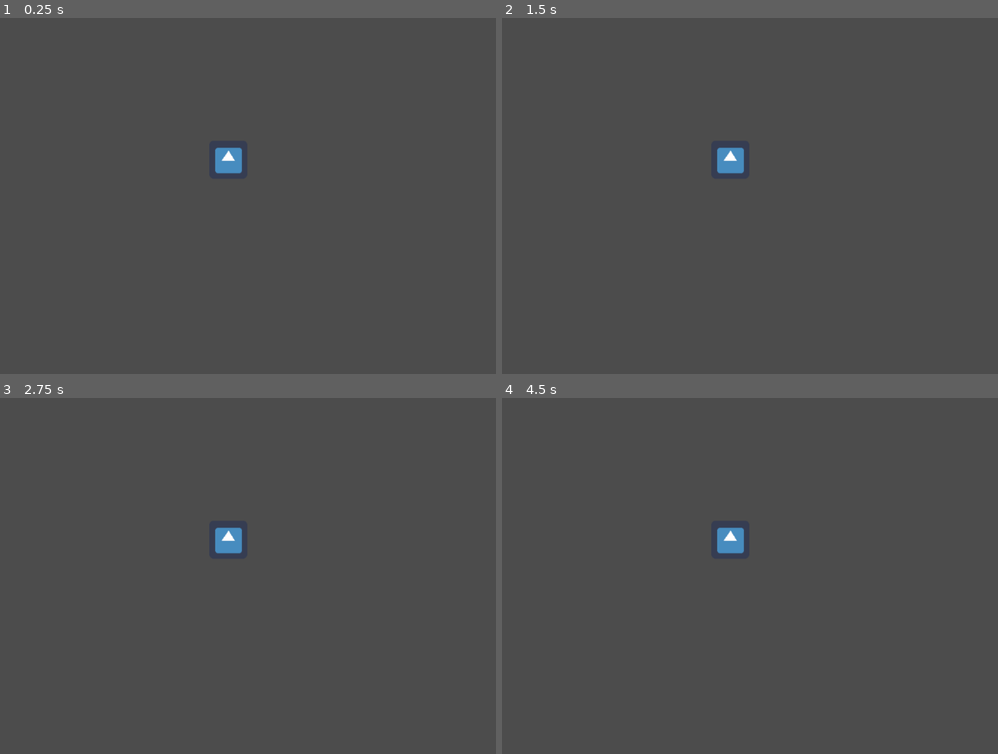
Above: before the commit, frames 1-4 (two rows, left to right).
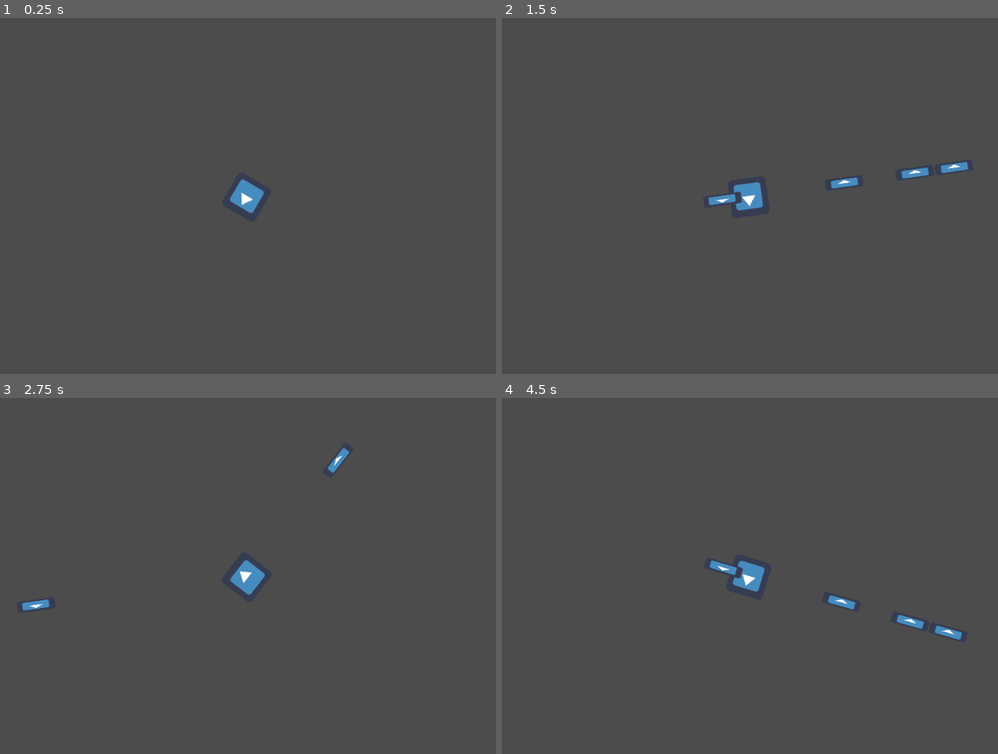
Above: after the commit, the same moments.

Repository: fintanneff/GodotWithGit
Game: Godot game, scene res://MainSceen.tscn
The game is run twice, just before and just after one commit, with the same random seed, the same clock (stepped at 60 frames per second) and the same inputs. Before the commit the project has no main scene; this scene is started directly in both runs. The engine's default icon, where the game draws it, is replaced by a stand-in: a white triangle on a blue panel in a dark square.
Inputs (mouse positions are in pixels of both pictures, inside the frame that each line leads up to):
- Up to frame 1 (0.25 s): no input
- Up to frame 2 (1.5 s): tap Enter at 0.5 s; move the mouse to (883, 178) at 0.52 s; tap Space (ui_select) at 0.6, 0.77, 1.07, 1.35 s; move the mouse to (626, 213) at 1.27 s
- Up to frame 3 (2.75 s): tap Space (ui_select) at 1.52, 1.82, 2.1 s; move the mouse to (307, 497) at 2.02 s
- Up to frame 4 (4.5 s): move the mouse to (720, 647) at 2.77 s; tap Space (ui_select) at 2.85, 3.02, 3.32, 3.6, 3.77, 4.07, 4.35 s; move the mouse to (933, 629) at 3.52 s; move the mouse to (566, 522) at 4.27 s

The runs differ from the first frame. In frame 1, 0.8% of the frame differs, in the area x 43-54%, y 36-55%; in frame 2, 1.3%; in frame 3, 1.0%; in frame 4, 1.3%, in the area x 41-93%, y 36-68%.

Commit message:
There is now a top down boi who shoots
There is now a top down boi who shoots

Diff:
--- a/MainSceen.tscn
+++ b/MainSceen.tscn
@@ -5,4 +5,7 @@
 [node name="Node2D" type="Node2D"]
 
 [node name="KinematicBody2D" parent="." instance=ExtResource( 1 )]
-position = Vector2( 478.798, 238.673 )
+position = Vector2( -2.15863, 1.94046 )
+
+[node name="Camera2D" type="Camera2D" parent="."]
+current = true
--- /dev/null
+++ b/Player/Bullet.gd
@@ -0,0 +1,9 @@
+extends Area2D
+
+var lifetime = 1
+
+func _process(delta):
+	move_local_x(delta*400)
+	lifetime -= delta
+	if (lifetime <= 0):
+		queue_free()
--- /dev/null
+++ b/Player/Bullet.tscn
@@ -0,0 +1,17 @@
+[gd_scene load_steps=4 format=2]
+
+[ext_resource path="res://icon.png" type="Texture" id=1]
+[ext_resource path="res://Player/Bullet.gd" type="Script" id=2]
+
+[sub_resource type="RectangleShape2D" id=1]
+extents = Vector2( 32.3786, 10 )
+
+[node name="Bullet" type="Area2D"]
+script = ExtResource( 2 )
+
+[node name="icon" type="Sprite" parent="."]
+scale = Vector2( 1, 0.3 )
+texture = ExtResource( 1 )
+
+[node name="CollisionShape2D" type="CollisionShape2D" parent="."]
+shape = SubResource( 1 )
--- a/Player/Player.gd
+++ b/Player/Player.gd
@@ -1,7 +1,17 @@
 extends KinematicBody2D
 
 var graphic
+var bulletobject = preload("res://Player/Bullet.tscn")
 
-func _ready():
-	graphic = get_node("spoot")
-	print(graphic.name)
+onready var snd = $soundplayer
+
+func _process(delta):
+	look_at(get_global_mouse_position())
+	if (Input.is_action_just_pressed("ui_select")):
+		shootfunc()
+
+func shootfunc():
+	var bulletinst = bulletobject.instance()
+	get_tree().get_root().add_child(bulletinst)
+	bulletinst.rotation = rotation
+	snd.play()
--- a/Player/Player.tscn
+++ b/Player/Player.tscn
@@ -1,16 +1,21 @@
-[gd_scene load_steps=4 format=2]
+[gd_scene load_steps=5 format=2]
 
 [ext_resource path="res://icon.png" type="Texture" id=1]
 [ext_resource path="res://Player/Player.gd" type="Script" id=2]
+[ext_resource path="res://Sfx/Gun_Sound.ogg" type="AudioStream" id=3]
 
-[sub_resource type="RectangleShape2D" id=1]
-extents = Vector2( 32.1856, 32.3157 )
+[sub_resource type="CircleShape2D" id=1]
+radius = 32.0
 
 [node name="KinematicBody2D" type="KinematicBody2D"]
+collision_layer = 2
 script = ExtResource( 2 )
+
+[node name="spoot" type="Sprite" parent="."]
+texture = ExtResource( 1 )
 
 [node name="CollisionShape2D" type="CollisionShape2D" parent="."]
 shape = SubResource( 1 )
 
-[node name="spoot" type="Sprite" parent="."]
-texture = ExtResource( 1 )
+[node name="soundplayer" type="AudioStreamPlayer2D" parent="."]
+stream = ExtResource( 3 )
--- a/project.godot
+++ b/project.godot
@@ -16,6 +16,7 @@
 [application]
 
 config/name="GodotWithGit"
+run/main_scene="res://MainSceen.tscn"
 config/icon="res://icon.png"
 
 [editor]
Not shown, added: Sfx/Gun_Sound.ogg.import
Not shown, added: Sfx/Gun_Sound.ogg
